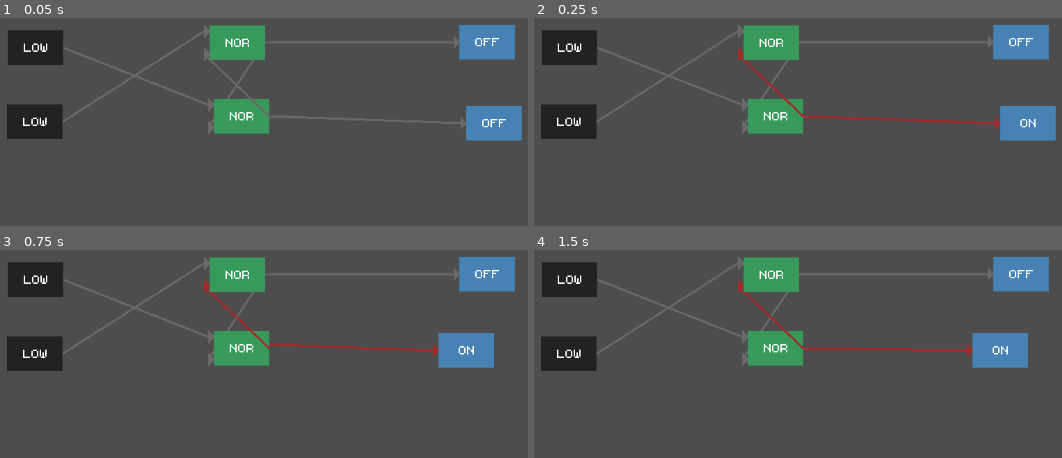
Above: before the commit, frames 1-4 (two rows, left to right).
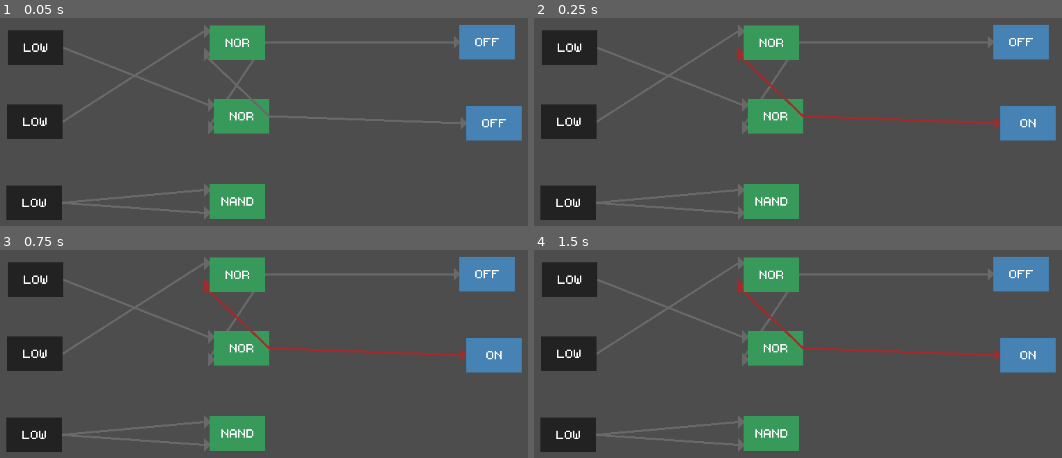
Above: after the commit, the same moments.

Repository: MrPuffyWuff/ants
Game: Godot game, scene res://main/main.tscn
The game is run twice, just before and just after one commit, with the same random seed, the same clock (stepped at 60 frames per second) and the same inputs.
Inputs (mouse positions are in pixels of both pictures, inside the frame that each line leads up to):
- Up to frame 1 (0.05 s): no input
- Up to frame 2 (0.25 s): no input
- Up to frame 3 (0.75 s): tap Enter at 0.5 s; move the mouse to (496, 349) at 0.52 s; hold Right from 0.53 s (still down); tap Alt at 0.6 s; click (496, 349) at 0.67 s
- Up to frame 4 (1.5 s): release Right at 1.25 s; tap Space at 1.25 s; drag from (692, 395) to (outside the picture) at 1.27 s

The runs differ from the first frame. In frame 1, 4.0% of the frame differs, in the area x 1-51%, y 79-98%; in frame 2, 4.0%; in frame 3, 6.9%, in the area x 1-99%, y 39-98%; in frame 4, 6.7%.

Commit message:
Made resources for gates and allowed swapping between main 6 gates

Diff:
--- /dev/null
+++ b/logic-simulator/gates/and/and.tres
@@ -0,0 +1,13 @@
+[gd_resource type="Resource" script_class="Identity" format=3 uid="uid://racfqi2d2dkv"]
+
+[ext_resource type="Script" uid="uid://buf8tp4wdejta" path="res://gates/identity.gd" id="1_0c1y5"]
+
+[resource]
+script = ExtResource("1_0c1y5")
+gate_label = "AND"
+truth_table = Dictionary[Vector2i, int]({
+Vector2i(0, 0): 0,
+Vector2i(0, 1): 0,
+Vector2i(1, 0): 0,
+Vector2i(1, 1): 1
+})
--- a/logic-simulator/gates/and/and_gate.tscn
+++ b/logic-simulator/gates/and/and_gate.tscn
@@ -1,22 +1,11 @@
 [gd_scene format=3 uid="uid://bl2ry2w6woorn"]
 
 [ext_resource type="Script" uid="uid://dvv1p36ph8cgx" path="res://gates/and/and_gate.gd" id="1_8iqmd"]
-[ext_resource type="Script" uid="uid://buf8tp4wdejta" path="res://gates/identity.gd" id="2_t3ejc"]
+[ext_resource type="Resource" uid="uid://racfqi2d2dkv" path="res://gates/and/and.tres" id="2_k31kx"]
 [ext_resource type="PackedScene" uid="uid://br3u3jtidydwn" path="res://gates/gate_component.tscn" id="3_k31kx"]
-
-[sub_resource type="Resource" id="Resource_7c01e"]
-script = ExtResource("2_t3ejc")
-gate_label = "AND"
-truth_table = Dictionary[Vector2i, int]({
-Vector2i(0, 0): 0,
-Vector2i(0, 1): 0,
-Vector2i(1, 0): 0,
-Vector2i(1, 1): 1
-})
-metadata/_custom_type_script = "uid://buf8tp4wdejta"
 
 [node name="AndGate" type="Node2D" unique_id=904038480]
 script = ExtResource("1_8iqmd")
-identity = SubResource("Resource_7c01e")
+identity = ExtResource("2_k31kx")
 
 [node name="GateComponent" parent="." unique_id=1591935800 instance=ExtResource("3_k31kx")]
--- a/logic-simulator/gates/gate_component.gd
+++ b/logic-simulator/gates/gate_component.gd
@@ -2,10 +2,9 @@
 
 @onready var parent : Node2D = get_parent()
 
-var draggable: bool = true
 var dragging: bool = false
 
-var timeDif: float = 0.2
+var timeDif: float = 0.1
 
 func _ready() -> void:
 	if parent.identity.gate_label == "":
@@ -15,16 +14,15 @@
 	elif parent.identity.gate_label == "HIGH":
 		$ColorRect.color = Color.RED.lightened(0.20)
 	$ColorRect/Name.text = parent.identity.gate_label
-	draggable = parent.identity.draggable
 	queue_redraw()
 
 func _process(delta: float) -> void:
 	timeDif -= delta
 	if timeDif < 0.0:
 		queue_redraw()
-		timeDif = 0.2
+		timeDif = 0.1
 
-	if dragging and draggable:
+	if dragging:
 		parent.position = get_global_mouse_position()
 
 func _draw():
@@ -46,23 +44,37 @@
 
 func _on_color_rect_gui_input(event: InputEvent) -> void:
 	if event is InputEventMouseButton:
-		if parent.identity.gate_label in ["HIGH", "LOW"]:
-			if event.button_index == 1:
-				dragging = event.pressed
+		if event.button_index == 2:
+			dragging = event.pressed
 
-			elif event.button_index == 2 and event.is_released():
-				if parent.identity.gate_label == "HIGH":
-					$ColorRect.color = Color.DARK_GRAY.darkened(0.80)
-					parent.identity.gate_label = "LOW"
-					$ColorRect/Name.text = parent.identity.gate_label
-					parent.truth_table[Vector2i(0, 0)] = 0
-					parent.truth_table[Vector2i(1, 0)] = 0
-				elif parent.identity.gate_label == "LOW":
-					$ColorRect.color = Color.RED.lightened(0.20)
-					parent.identity.gate_label = "HIGH"
-					$ColorRect/Name.text = parent.identity.gate_label
-					parent.truth_table[Vector2i(0, 0)] = 1
-					parent.truth_table[Vector2i(1, 0)] = 1
+		elif event.button_index == 1 and event.is_released():
+			if parent.identity.gate_label == "":
+				pass
 
-		else:
-			dragging = event.pressed
+			if parent.identity.gate_label == "HIGH":
+				$ColorRect.color = Color.DARK_GRAY.darkened(0.80)
+				parent.identity = load("res://gates/power_syms/ground.tres")
+				$ColorRect/Name.text = parent.identity.gate_label
+			elif parent.identity.gate_label == "LOW":
+				$ColorRect.color = Color.RED.lightened(0.20)
+				parent.identity = load("res://gates/power_syms/power.tres")
+				$ColorRect/Name.text = parent.identity.gate_label
+
+			elif parent.identity.gate_label == "AND":
+				parent.identity = load("res://gates/nand/nand.tres")
+				$ColorRect/Name.text = parent.identity.gate_label
+			elif parent.identity.gate_label == "NAND":
+				parent.identity = load("res://gates/or/or.tres")
+				$ColorRect/Name.text = parent.identity.gate_label
+			elif parent.identity.gate_label == "OR":
+				parent.identity = load("res://gates/nor/nor.tres")
+				$ColorRect/Name.text = parent.identity.gate_label
+			elif parent.identity.gate_label == "NOR":
+				parent.identity = load("res://gates/xor/xor.tres")
+				$ColorRect/Name.text = parent.identity.gate_label
+			elif parent.identity.gate_label == "XOR":
+				parent.identity = load("res://gates/xnor/xnor.tres")
+				$ColorRect/Name.text = parent.identity.gate_label
+			elif parent.identity.gate_label == "XNOR":
+				parent.identity = load("res://gates/and/and.tres")
+				$ColorRect/Name.text = parent.identity.gate_label
--- a/logic-simulator/gates/identity.gd
+++ b/logic-simulator/gates/identity.gd
@@ -7,4 +7,3 @@
 	Vector2i(1,0) : 1,
 	Vector2i(0,0) : 0,
 }
-@export var draggable: bool = true
--- /dev/null
+++ b/logic-simulator/gates/identity/identity.tres
@@ -0,0 +1,7 @@
+[gd_resource type="Resource" script_class="Identity" format=3 uid="uid://k4aacqyded85"]
+
+[ext_resource type="Script" uid="uid://buf8tp4wdejta" path="res://gates/identity.gd" id="1_yf8ae"]
+
+[resource]
+script = ExtResource("1_yf8ae")
+gate_label = ""
--- a/logic-simulator/gates/identity/identity_gate.tscn
+++ b/logic-simulator/gates/identity/identity_gate.tscn
@@ -1,16 +1,11 @@
 [gd_scene format=3 uid="uid://c7dewjet6nfs5"]
 
 [ext_resource type="Script" uid="uid://btqakvih8njxc" path="res://gates/identity/identity_gate.gd" id="1_u68w4"]
-[ext_resource type="Script" uid="uid://buf8tp4wdejta" path="res://gates/identity.gd" id="2_u5wfg"]
+[ext_resource type="Resource" uid="uid://k4aacqyded85" path="res://gates/identity/identity.tres" id="2_u5wfg"]
 [ext_resource type="PackedScene" uid="uid://br3u3jtidydwn" path="res://gates/gate_component.tscn" id="3_0kxcu"]
-
-[sub_resource type="Resource" id="Resource_3phi3"]
-script = ExtResource("2_u5wfg")
-gate_label = ""
-metadata/_custom_type_script = "uid://buf8tp4wdejta"
 
 [node name="IdentityGate" type="Node2D" unique_id=1447665301]
 script = ExtResource("1_u68w4")
-identity = SubResource("Resource_3phi3")
+identity = ExtResource("2_u5wfg")
 
 [node name="GateComponent" parent="." unique_id=1591935800 instance=ExtResource("3_0kxcu")]
--- /dev/null
+++ b/logic-simulator/gates/nand/nand.tres
@@ -0,0 +1,13 @@
+[gd_resource type="Resource" script_class="Identity" format=3 uid="uid://dnh8bfl2s663p"]
+
+[ext_resource type="Script" uid="uid://buf8tp4wdejta" path="res://gates/identity.gd" id="1_eqheg"]
+
+[resource]
+script = ExtResource("1_eqheg")
+gate_label = "NAND"
+truth_table = Dictionary[Vector2i, int]({
+Vector2i(0, 0): 1,
+Vector2i(0, 1): 1,
+Vector2i(1, 0): 1,
+Vector2i(1, 1): 0
+})
--- a/logic-simulator/gates/nand/nand_gate.tscn
+++ b/logic-simulator/gates/nand/nand_gate.tscn
@@ -1,22 +1,11 @@
 [gd_scene format=3 uid="uid://o35jm7a1wgxw"]
 
 [ext_resource type="Script" uid="uid://cukx5v125knm2" path="res://gates/nand/nand_gate.gd" id="1_bh6qh"]
-[ext_resource type="Script" uid="uid://buf8tp4wdejta" path="res://gates/identity.gd" id="2_qft6q"]
+[ext_resource type="Resource" uid="uid://dnh8bfl2s663p" path="res://gates/nand/nand.tres" id="2_pq5ao"]
 [ext_resource type="PackedScene" uid="uid://br3u3jtidydwn" path="res://gates/gate_component.tscn" id="3_pq5ao"]
-
-[sub_resource type="Resource" id="Resource_r0u3v"]
-script = ExtResource("2_qft6q")
-gate_label = "NAND"
-truth_table = Dictionary[Vector2i, int]({
-Vector2i(0, 0): 1,
-Vector2i(0, 1): 1,
-Vector2i(1, 0): 1,
-Vector2i(1, 1): 0
-})
-metadata/_custom_type_script = "uid://buf8tp4wdejta"
 
 [node name="NandGate" type="Node2D" unique_id=807948745]
 script = ExtResource("1_bh6qh")
-identity = SubResource("Resource_r0u3v")
+identity = ExtResource("2_pq5ao")
 
 [node name="GateComponent" parent="." unique_id=1591935800 instance=ExtResource("3_pq5ao")]
--- /dev/null
+++ b/logic-simulator/gates/nor/nor.tres
@@ -0,0 +1,13 @@
+[gd_resource type="Resource" script_class="Identity" format=3 uid="uid://bg0v01euhwvrs"]
+
+[ext_resource type="Script" uid="uid://buf8tp4wdejta" path="res://gates/identity.gd" id="1_lltym"]
+
+[resource]
+script = ExtResource("1_lltym")
+gate_label = "NOR"
+truth_table = Dictionary[Vector2i, int]({
+Vector2i(0, 0): 1,
+Vector2i(0, 1): 0,
+Vector2i(1, 0): 0,
+Vector2i(1, 1): 0
+})
--- a/logic-simulator/gates/nor/nor_gate.tscn
+++ b/logic-simulator/gates/nor/nor_gate.tscn
@@ -1,22 +1,11 @@
 [gd_scene format=3 uid="uid://cjhqdwvigtynm"]
 
 [ext_resource type="Script" uid="uid://bfo3301tx4am3" path="res://gates/nor/nor_gate.gd" id="1_qf848"]
-[ext_resource type="Script" uid="uid://buf8tp4wdejta" path="res://gates/identity.gd" id="2_7fvvw"]
+[ext_resource type="Resource" uid="uid://bg0v01euhwvrs" path="res://gates/nor/nor.tres" id="2_l1k4w"]
 [ext_resource type="PackedScene" uid="uid://br3u3jtidydwn" path="res://gates/gate_component.tscn" id="3_l1k4w"]
-
-[sub_resource type="Resource" id="Resource_jrwqb"]
-script = ExtResource("2_7fvvw")
-gate_label = "NOR"
-truth_table = Dictionary[Vector2i, int]({
-Vector2i(0, 0): 1,
-Vector2i(0, 1): 0,
-Vector2i(1, 0): 0,
-Vector2i(1, 1): 0
-})
-metadata/_custom_type_script = "uid://buf8tp4wdejta"
 
 [node name="NorGate" type="Node2D" unique_id=1070431749]
 script = ExtResource("1_qf848")
-identity = SubResource("Resource_jrwqb")
+identity = ExtResource("2_l1k4w")
 
 [node name="GateComponent" parent="." unique_id=1591935800 instance=ExtResource("3_l1k4w")]
--- /dev/null
+++ b/logic-simulator/gates/not/not.tres
@@ -0,0 +1,11 @@
+[gd_resource type="Resource" script_class="Identity" format=3 uid="uid://p7se7jw54152"]
+
+[ext_resource type="Script" uid="uid://buf8tp4wdejta" path="res://gates/identity.gd" id="1_bcd02"]
+
+[resource]
+script = ExtResource("1_bcd02")
+gate_label = "NOT"
+truth_table = Dictionary[Vector2i, int]({
+Vector2i(0, 0): 1,
+Vector2i(1, 0): 0
+})
--- a/logic-simulator/gates/not/not_gate.tscn
+++ b/logic-simulator/gates/not/not_gate.tscn
@@ -1,20 +1,11 @@
 [gd_scene format=3 uid="uid://f8getimhgmxd"]
 
 [ext_resource type="Script" uid="uid://bkring55gieb" path="res://gates/not/not_gate.gd" id="1_2ffy5"]
-[ext_resource type="Script" uid="uid://buf8tp4wdejta" path="res://gates/identity.gd" id="2_7wk21"]
+[ext_resource type="Resource" uid="uid://p7se7jw54152" path="res://gates/not/not.tres" id="2_4dgpj"]
 [ext_resource type="PackedScene" uid="uid://br3u3jtidydwn" path="res://gates/gate_component.tscn" id="3_nekow"]
-
-[sub_resource type="Resource" id="Resource_nekow"]
-script = ExtResource("2_7wk21")
-gate_label = "NOT"
-truth_table = Dictionary[Vector2i, int]({
-Vector2i(0, 0): 1,
-Vector2i(1, 0): 0
-})
-metadata/_custom_type_script = "uid://buf8tp4wdejta"
 
 [node name="NotGate" type="Node2D" unique_id=1657227022]
 script = ExtResource("1_2ffy5")
-identity = SubResource("Resource_nekow")
+identity = ExtResource("2_4dgpj")
 
 [node name="GateComponent" parent="." unique_id=1591935800 instance=ExtResource("3_nekow")]
--- /dev/null
+++ b/logic-simulator/gates/or/or.tres
@@ -0,0 +1,13 @@
+[gd_resource type="Resource" script_class="Identity" format=3 uid="uid://cd68onyb8ofup"]
+
+[ext_resource type="Script" uid="uid://buf8tp4wdejta" path="res://gates/identity.gd" id="1_y2wef"]
+
+[resource]
+script = ExtResource("1_y2wef")
+gate_label = "OR"
+truth_table = Dictionary[Vector2i, int]({
+Vector2i(0, 0): 0,
+Vector2i(0, 1): 1,
+Vector2i(1, 0): 1,
+Vector2i(1, 1): 1
+})
--- a/logic-simulator/gates/or/or_gate.tscn
+++ b/logic-simulator/gates/or/or_gate.tscn
@@ -1,22 +1,11 @@
 [gd_scene format=3 uid="uid://dlvg1subgyghu"]
 
 [ext_resource type="Script" uid="uid://clibnwlmbo15x" path="res://gates/or/or_gate.gd" id="1_ynnou"]
-[ext_resource type="Script" uid="uid://buf8tp4wdejta" path="res://gates/identity.gd" id="2_reg3i"]
+[ext_resource type="Resource" uid="uid://cd68onyb8ofup" path="res://gates/or/or.tres" id="2_vxd2t"]
 [ext_resource type="PackedScene" uid="uid://br3u3jtidydwn" path="res://gates/gate_component.tscn" id="3_vxd2t"]
-
-[sub_resource type="Resource" id="Resource_bem8c"]
-script = ExtResource("2_reg3i")
-gate_label = "OR"
-truth_table = Dictionary[Vector2i, int]({
-Vector2i(0, 0): 0,
-Vector2i(0, 1): 1,
-Vector2i(1, 0): 1,
-Vector2i(1, 1): 1
-})
-metadata/_custom_type_script = "uid://buf8tp4wdejta"
 
 [node name="OrGate" type="Node2D" unique_id=1305779400]
 script = ExtResource("1_ynnou")
-identity = SubResource("Resource_bem8c")
+identity = ExtResource("2_vxd2t")
 
 [node name="GateComponent" parent="." unique_id=1591935800 instance=ExtResource("3_vxd2t")]
--- /dev/null
+++ b/logic-simulator/gates/power_syms/ground.tres
@@ -0,0 +1,11 @@
+[gd_resource type="Resource" script_class="Identity" format=3 uid="uid://dhuryehc8nyon"]
+
+[ext_resource type="Script" uid="uid://buf8tp4wdejta" path="res://gates/identity.gd" id="1_cjbjp"]
+
+[resource]
+script = ExtResource("1_cjbjp")
+gate_label = "LOW"
+truth_table = Dictionary[Vector2i, int]({
+Vector2i(0, 0): 0,
+Vector2i(1, 0): 0
+})
--- a/logic-simulator/gates/power_syms/ground_node.gd
+++ b/logic-simulator/gates/power_syms/ground_node.gd
@@ -4,8 +4,6 @@
 
 @export var input_1 : Node2D
 @export var input_2 : Node2D
-
-var truth_table: Dictionary[Vector2i, int] = {Vector2i(0, 0): 0, Vector2i(1, 0): 0}
 
 var output : int = 0
 
@@ -22,4 +20,4 @@
 	await get_tree().create_timer(randf_range(0.0, 0.2))
 	var in_1_val : int = input_1.output if input_1 != null else 0
 	var in_2_val : int = input_2.output if input_2 != null else 0
-	output = truth_table[Vector2i(in_1_val, in_2_val)]
+	output = identity.truth_table[Vector2i(in_1_val, in_2_val)]
--- a/logic-simulator/gates/power_syms/ground_node.tscn
+++ b/logic-simulator/gates/power_syms/ground_node.tscn
@@ -1,20 +1,11 @@
 [gd_scene format=3 uid="uid://0geuj3te5rbl"]
 
 [ext_resource type="Script" uid="uid://rgios8555agb" path="res://gates/power_syms/ground_node.gd" id="1_56bd6"]
-[ext_resource type="Script" uid="uid://buf8tp4wdejta" path="res://gates/identity.gd" id="2_qsppv"]
+[ext_resource type="Resource" uid="uid://dhuryehc8nyon" path="res://gates/power_syms/ground.tres" id="2_qsppv"]
 [ext_resource type="PackedScene" uid="uid://br3u3jtidydwn" path="res://gates/gate_component.tscn" id="2_t233x"]
-
-[sub_resource type="Resource" id="Resource_hxop0"]
-script = ExtResource("2_qsppv")
-gate_label = "LOW"
-truth_table = Dictionary[Vector2i, int]({
-Vector2i(0, 0): 0,
-Vector2i(1, 0): 0
-})
-metadata/_custom_type_script = "uid://buf8tp4wdejta"
 
 [node name="GroundNode" type="Node2D" unique_id=1728609067]
 script = ExtResource("1_56bd6")
-identity = SubResource("Resource_hxop0")
+identity = ExtResource("2_qsppv")
 
 [node name="GateComponent" parent="." unique_id=1591935800 instance=ExtResource("2_t233x")]
--- /dev/null
+++ b/logic-simulator/gates/power_syms/power.tres
@@ -0,0 +1,11 @@
+[gd_resource type="Resource" script_class="Identity" format=3 uid="uid://jovkwm1u107v"]
+
+[ext_resource type="Script" uid="uid://buf8tp4wdejta" path="res://gates/identity.gd" id="1_qhh6m"]
+
+[resource]
+script = ExtResource("1_qhh6m")
+gate_label = "HIGH"
+truth_table = Dictionary[Vector2i, int]({
+Vector2i(0, 0): 1,
+Vector2i(1, 0): 1
+})
--- a/logic-simulator/gates/power_syms/power_node.gd
+++ b/logic-simulator/gates/power_syms/power_node.gd
@@ -4,8 +4,6 @@
 
 @export var input_1 : Node2D
 @export var input_2 : Node2D
-
-var truth_table: Dictionary[Vector2i, int] = {Vector2i(0, 0): 1, Vector2i(1, 0): 1}
 
 var output : int = 0
 
@@ -22,4 +20,4 @@
 	await get_tree().create_timer(randf_range(0.0, 0.2))
 	var in_1_val : int = input_1.output if input_1 != null else 0
 	var in_2_val : int = input_2.output if input_2 != null else 0
-	output = truth_table[Vector2i(in_1_val, in_2_val)]
+	output = identity.truth_table[Vector2i(in_1_val, in_2_val)]
--- a/logic-simulator/gates/power_syms/power_node.tscn
+++ b/logic-simulator/gates/power_syms/power_node.tscn
@@ -1,20 +1,11 @@
 [gd_scene format=3 uid="uid://ccr4uy3u3ugs1"]
 
 [ext_resource type="Script" uid="uid://dyu8q4bj5hp4t" path="res://gates/power_syms/power_node.gd" id="1_p13m2"]
-[ext_resource type="Script" uid="uid://buf8tp4wdejta" path="res://gates/identity.gd" id="2_p2tih"]
+[ext_resource type="Resource" uid="uid://jovkwm1u107v" path="res://gates/power_syms/power.tres" id="2_ktwty"]
 [ext_resource type="PackedScene" uid="uid://br3u3jtidydwn" path="res://gates/gate_component.tscn" id="3_4rne1"]
-
-[sub_resource type="Resource" id="Resource_lnecs"]
-script = ExtResource("2_p2tih")
-gate_label = "HIGH"
-truth_table = Dictionary[Vector2i, int]({
-Vector2i(0, 0): 1,
-Vector2i(1, 0): 1
-})
-metadata/_custom_type_script = "uid://buf8tp4wdejta"
 
 [node name="PowerNode" type="Node2D" unique_id=1072166286]
 script = ExtResource("1_p13m2")
-identity = SubResource("Resource_lnecs")
+identity = ExtResource("2_ktwty")
 
 [node name="GateComponent" parent="." unique_id=1591935800 instance=ExtResource("3_4rne1")]
--- /dev/null
+++ b/logic-simulator/gates/xnor/xnor.tres
@@ -0,0 +1,13 @@
+[gd_resource type="Resource" script_class="Identity" format=3 uid="uid://88dsjvfckle6"]
+
+[ext_resource type="Script" uid="uid://buf8tp4wdejta" path="res://gates/identity.gd" id="1_lkdeu"]
+
+[resource]
+script = ExtResource("1_lkdeu")
+gate_label = "XNOR"
+truth_table = Dictionary[Vector2i, int]({
+Vector2i(0, 0): 1,
+Vector2i(0, 1): 0,
+Vector2i(1, 0): 0,
+Vector2i(1, 1): 1
+})
--- a/logic-simulator/gates/xnor/xnor_gate.tscn
+++ b/logic-simulator/gates/xnor/xnor_gate.tscn
@@ -1,22 +1,11 @@
 [gd_scene format=3 uid="uid://byoyllbmhibda"]
 
 [ext_resource type="Script" uid="uid://c3k2fho87psqk" path="res://gates/xnor/xnor_gate.gd" id="1_3w3e5"]
-[ext_resource type="Script" uid="uid://buf8tp4wdejta" path="res://gates/identity.gd" id="2_bkm1p"]
+[ext_resource type="Resource" uid="uid://88dsjvfckle6" path="res://gates/xnor/xnor.tres" id="2_55r5a"]
 [ext_resource type="PackedScene" uid="uid://br3u3jtidydwn" path="res://gates/gate_component.tscn" id="3_55r5a"]
-
-[sub_resource type="Resource" id="Resource_nh18f"]
-script = ExtResource("2_bkm1p")
-gate_label = "XNOR"
-truth_table = Dictionary[Vector2i, int]({
-Vector2i(0, 0): 1,
-Vector2i(0, 1): 0,
-Vector2i(1, 0): 0,
-Vector2i(1, 1): 1
-})
-metadata/_custom_type_script = "uid://buf8tp4wdejta"
 
 [node name="XnorGate" type="Node2D" unique_id=2099609507]
 script = ExtResource("1_3w3e5")
-identity = SubResource("Resource_nh18f")
+identity = ExtResource("2_55r5a")
 
 [node name="GateComponent" parent="." unique_id=1591935800 instance=ExtResource("3_55r5a")]
--- /dev/null
+++ b/logic-simulator/gates/xor/xor.tres
@@ -0,0 +1,13 @@
+[gd_resource type="Resource" script_class="Identity" format=3 uid="uid://0y7y1kwwr41"]
+
+[ext_resource type="Script" uid="uid://buf8tp4wdejta" path="res://gates/identity.gd" id="1_fr76v"]
+
+[resource]
+script = ExtResource("1_fr76v")
+gate_label = "XOR"
+truth_table = Dictionary[Vector2i, int]({
+Vector2i(0, 0): 0,
+Vector2i(0, 1): 1,
+Vector2i(1, 0): 1,
+Vector2i(1, 1): 0
+})
--- a/logic-simulator/gates/xor/xor_gate.tscn
+++ b/logic-simulator/gates/xor/xor_gate.tscn
@@ -1,22 +1,11 @@
 [gd_scene format=3 uid="uid://dmv414xe17y2g"]
 
 [ext_resource type="Script" uid="uid://byt5wu60qbsqp" path="res://gates/xor/xor_gate.gd" id="1_i72ff"]
-[ext_resource type="Script" uid="uid://buf8tp4wdejta" path="res://gates/identity.gd" id="2_4wig0"]
+[ext_resource type="Resource" uid="uid://0y7y1kwwr41" path="res://gates/xor/xor.tres" id="2_4p7xs"]
 [ext_resource type="PackedScene" uid="uid://br3u3jtidydwn" path="res://gates/gate_component.tscn" id="3_4p7xs"]
-
-[sub_resource type="Resource" id="Resource_5wgxm"]
-script = ExtResource("2_4wig0")
-gate_label = "XOR"
-truth_table = Dictionary[Vector2i, int]({
-Vector2i(0, 0): 0,
-Vector2i(0, 1): 1,
-Vector2i(1, 0): 1,
-Vector2i(1, 1): 0
-})
-metadata/_custom_type_script = "uid://buf8tp4wdejta"
 
 [node name="XorGate" type="Node2D" unique_id=219960486]
 script = ExtResource("1_i72ff")
-identity = SubResource("Resource_5wgxm")
+identity = ExtResource("2_4p7xs")
 
 [node name="GateComponent" parent="." unique_id=1591935800 instance=ExtResource("3_4p7xs")]
--- a/logic-simulator/main/main.tscn
+++ b/logic-simulator/main/main.tscn
@@ -1,6 +1,7 @@
 [gd_scene format=3 uid="uid://b1reglyibb32m"]
 
 [ext_resource type="PackedScene" uid="uid://cjhqdwvigtynm" path="res://gates/nor/nor_gate.tscn" id="3_xwkvk"]
+[ext_resource type="PackedScene" uid="uid://o35jm7a1wgxw" path="res://gates/nand/nand_gate.tscn" id="4_c651c"]
 [ext_resource type="PackedScene" uid="uid://c7dewjet6nfs5" path="res://gates/identity/identity_gate.tscn" id="5_3wy1v"]
 [ext_resource type="PackedScene" uid="uid://0geuj3te5rbl" path="res://gates/power_syms/ground_node.tscn" id="6_4dugh"]
 
@@ -29,3 +30,11 @@
 position = Vector2(499, 183)
 input_1 = NodePath("../GroundNode4")
 input_2 = NodePath("../NorGate2")
+
+[node name="GroundNode" parent="." unique_id=1728609067 instance=ExtResource("6_4dugh")]
+position = Vector2(206, 414)
+
+[node name="NandGate" parent="." unique_id=807948745 node_paths=PackedStringArray("input_1", "input_2") instance=ExtResource("4_c651c")]
+position = Vector2(499, 412)
+input_1 = NodePath("../GroundNode")
+input_2 = NodePath("../GroundNode")
